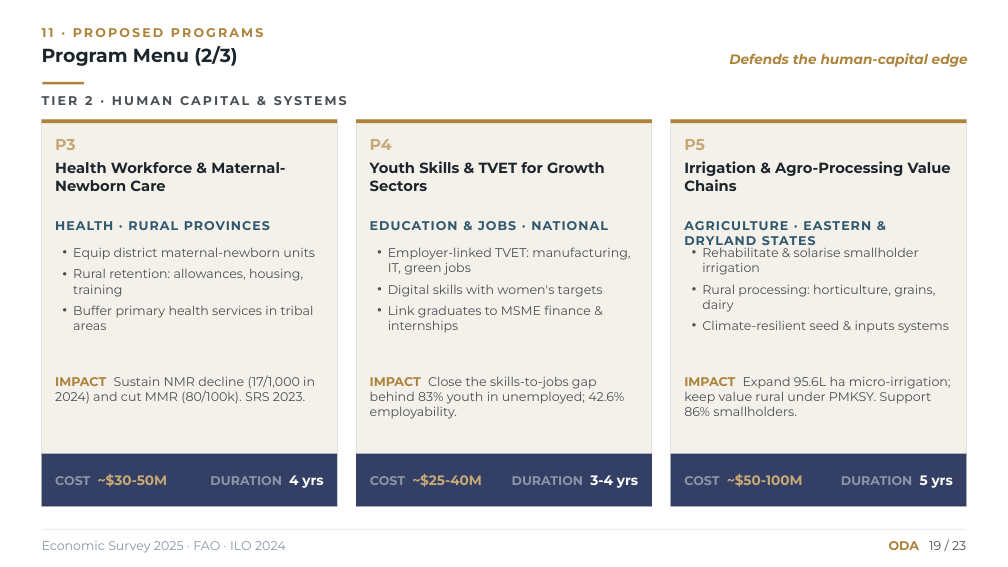
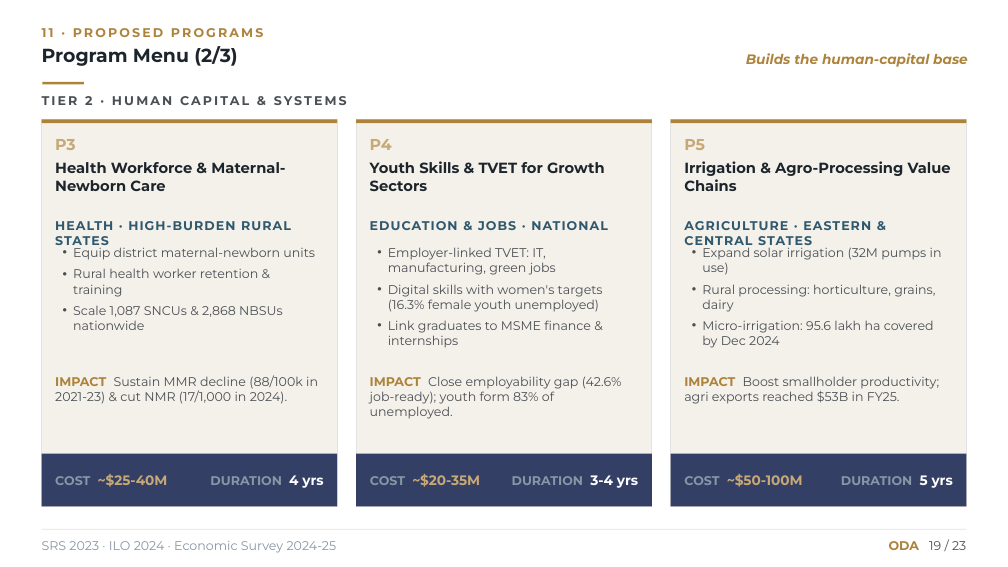
Before and after one commit to developmentihpc-cpu/cad-dashboard, a slide deck: slide 20 of docs/reports/India_Country_Proposal.pptx. Drawn at 1008x567 pixels with LibreOffice and Linux fonts; fonts in the diff are those of the drawing. Boxes give left, top, right and bottom in pixels: in the first picture for what was removed or moved away, otherwise in the second. Text is boxed around its words. In the diff, an @@ line names an element or a change of style, - is before the commit and + after.

```diff
--- a/docs/reports/India_Country_Proposal.pptx
+++ b/docs/reports/India_Country_Proposal.pptx
@@ text at box(746, 53, 968, 67): text changed @@
-Defends the human-capital edge
+Builds the human-capital base
@@ text at box(55, 221, 291, 245): text changed @@
-HEALTH · RURAL PROVINCES
+HEALTH · HIGH-BURDEN RURAL STATES
@@ text at box(684, 221, 871, 248): text changed @@
-AGRICULTURE · EASTERN & DRYLAND STATES
+AGRICULTURE · EASTERN & CENTRAL STATES
@@ text at box(73, 268, 283, 330): text changed @@
-• Rural retention: allowances, housing, training
-• Buffer primary health services in tribal areas
+• Rural health worker retention & training
+• Scale 1,087 SNCUs & 2,868 NBSUs nationwide
@@ text at box(388, 247, 603, 312): text changed @@
-• Employer-linked TVET: manufacturing, IT, green jobs
-• Digital skills with women's targets
+• Employer-linked TVET: IT, manufacturing, green jobs
+• Digital skills with women's targets (16.3% female youth unemployed)
@@ text at box(702, 247, 942, 275): text changed @@
-• Rehabilitate & solarise smallholder irrigation
+• Expand solar irrigation (32M pumps in use)
@@ text at box(702, 320, 934, 348): text changed @@
-• Climate-resilient seed & inputs systems
+• Micro-irrigation: 95.6 lakh ha covered by Dec 2024
@@ text at box(55, 375, 318, 404): text changed @@
-IMPACT Sustain NMR decline (17/1,000 in 2024) and cut MMR (80/100k). SRS 2023.
+IMPACT Sustain MMR decline (88/100k in 2021-23) & cut NMR (17/1,000 in 2024).
@@ text at box(370, 376, 622, 419): text changed @@
-IMPACT Close the skills-to-jobs gap behind 83% youth in unemployed; 42.6% employability.
+IMPACT Close employability gap (42.6% job-ready); youth form 83% of unemployed.
@@ text at box(684, 376, 939, 404): text changed @@
-IMPACT Expand 95.6L ha micro-irrigation; keep value rural under PMKSY. Support 86% smallholders.
+IMPACT Boost smallholder productivity; agri exports reached $53B in FY25.
@@ text at box(55, 474, 168, 487): text changed @@
-COST ~$30-50M
+COST ~$25-40M
@@ text at box(370, 474, 480, 487): text changed @@
-COST ~$25-40M
+COST ~$20-35M
@@ text at box(42, 541, 337, 553): text changed @@
-Economic Survey 2025 · FAO · ILO 2024
+SRS 2023 · ILO 2024 · Economic Survey 2024-25
```
Also in this commit, not shown: 18 other slides changed, 2 other files.
